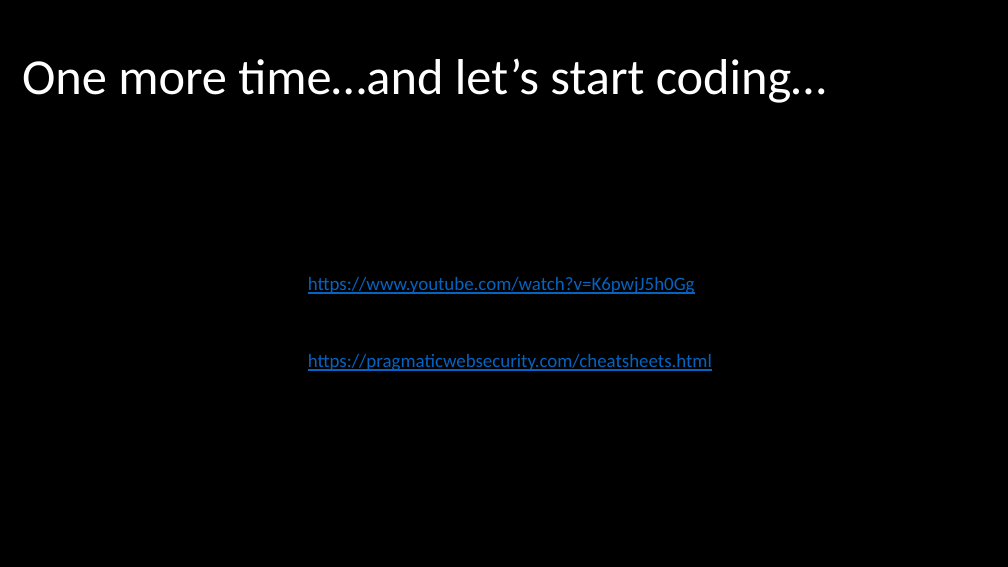
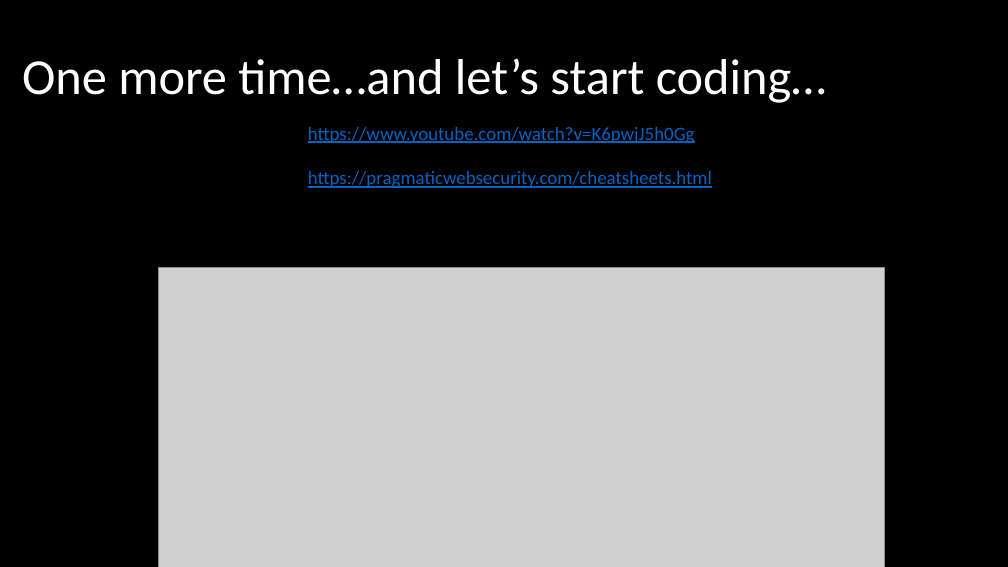
Before and after one commit to asafnaory/nestjs-course, a slide deck: slide 32 of presentations/lecture_jwt.pptx (slide 28 before the commit). Drawn at 1008x567 pixels with LibreOffice and Linux fonts; fonts in the diff are those of the drawing; grey boxes stand for pictures. Boxes give left, top, right and bottom in pixels: in the first picture for what was removed or moved away, otherwise in the second. Text is boxed around its words. In the diff, an @@ line names an element or a change of style, - is before the commit and + after.

```diff
--- a/presentations/lecture_jwt.pptx
+++ b/presentations/lecture_jwt.pptx
@@ text "https://www.youtube.com/watch?v=K6pwjJ5h0Gg": place and size @@
-text "https://www.youtube.com/watch?v=K6pwjJ5h0Gg" at <box>308,277,695,294</box>
+text "https://www.youtube.com/watch?v=K6pwjJ5h0Gg" at <box>308,127,695,143</box>
@@ text "https://pragmaticwebsecurity.com/cheatsheets.html": place and size @@
-text "https://pragmaticwebsecurity.com/cheatsheets.html" at <box>308,354,712,371</box>
+text "https://pragmaticwebsecurity.com/cheatsheets.html" at <box>308,171,712,188</box>
@@ picture added at <box>158,268,885,567</box> @@
```
Also in this commit, not shown: 2 other slides changed, 11 slides added, 3 slides removed, 2 other files.
